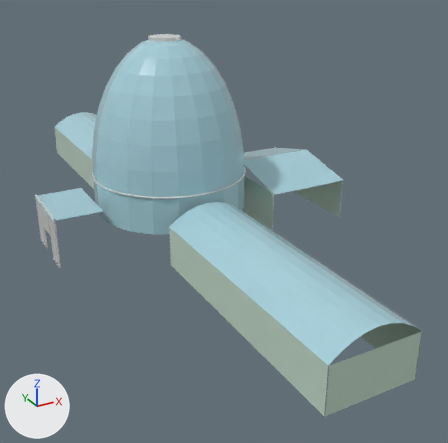
A saved change to the glTF model lottominded-ultra.io/games/gothtechnology2/belle-isle-source/game/public/belle/staged-architecture/Conservatory_Architectural_Study_LOD2.glb.
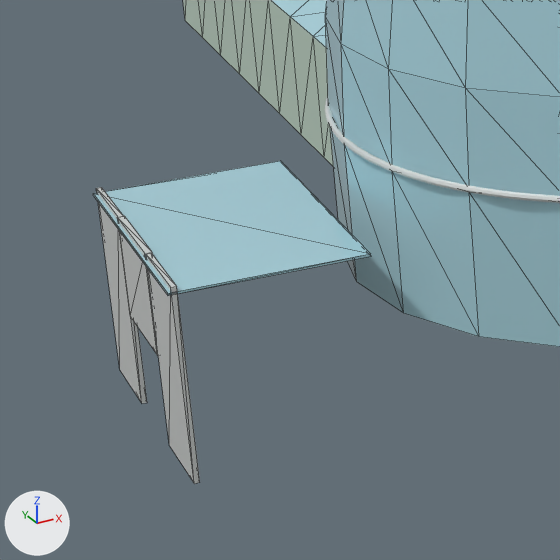
Each version is shown whole from a 50 mm lens placed at (-32.0, -73.3, 35.8), pointed at (4.7, -6.7, 2.4), then close up on the part from 3% to 34% of the width and 33% to 65% of the height. The axes (+X, +Y, +Z) are drawn at lower left. The lights are the same throughout. The first two pictures are the older version. The close-ups show mesh edges as thin lines. Where no turn or scale is listed for an object, it has been applied to the vertices. Vertices at exactly the same position are counted once.

Names of what the first close-up shows: 'PalmHouse/DomeBaseCoping__steel', 'PalmHouse/DomeGlazing__glass', 'PalmHouse/DrumGlass__glass', 'Vestibule/DoorHeader__steel', 'Vestibule/TransparentRoof__glass', 'Vestibule/WestFacadePiers__steel', 'Wings/CurvedRoofGlass__glass', 'Wings/SideGlass__greenGlass'.
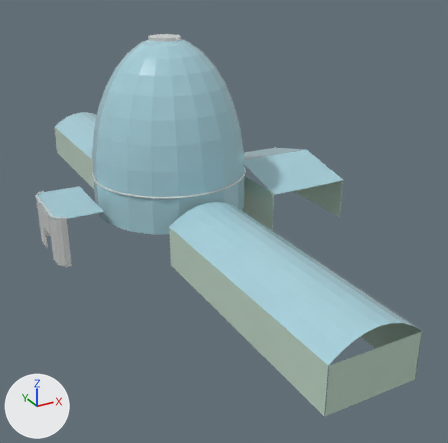
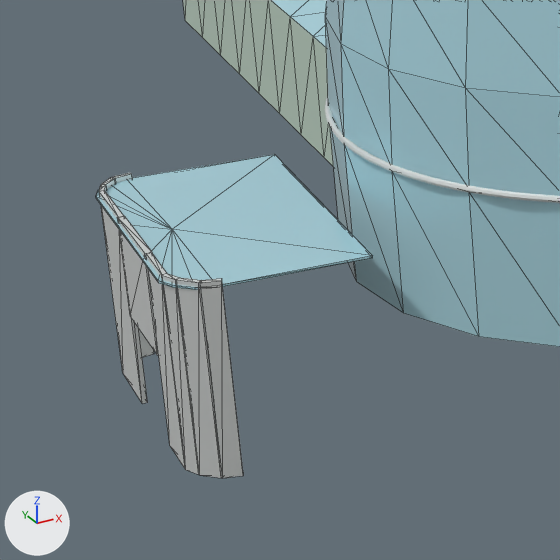
Changed parts and their boxes (x1, y1, x2, y2) in the close-ups (560 x 560 px):
'Vestibule/TransparentRoof__glass', reshaped
    before: (93, 161, 371, 296)
    after: (96, 154, 373, 290)
'Vestibule/WestFacadePiers__steel', reshaped (38% wider)
    before: (96, 187, 200, 484)
    after: (99, 173, 243, 478)
part 2 of me_vestibule_westfacadepiers__steel, added
    after: (99, 190, 147, 404)
part 3 of me_vestibule_westfacadepiers__steel, reshaped
    before: (96, 187, 200, 484)
    after: (99, 173, 243, 478)

Diff of the bpy script that builds the scene:
```diff
--- a/lottominded-ultra.io/games/gothtechnology2/belle-isle-source/game/public/belle/staged-architecture/Conservatory_Architectural_Study_LOD2.glb.py
+++ b/lottominded-ultra.io/games/gothtechnology2/belle-isle-source/game/public/belle/staged-architecture/Conservatory_Architectural_Study_LOD2.glb.py
@@ me_vestibule_transparentroof__glass @@
 # used by ob_vestibule_transparentroof__glass; location = (0.0, 0.0, 0.0)
-me_vestibule_transparentroof__glass.from_pydata(...)  # 8 vertices, 12 faces; spans x -17.2..-11.0, y -4.6..4.6, z 6.26..6.34
+me_vestibule_transparentroof__glass.from_pydata(...)  # 26 vertices, 48 faces; spans x -17.2..-11.0, y -4.76..5.41, z 6.26..6.34
+# me_vestibule_transparentroof__glass part 1: the whole mesh is rebuilt
 me_vestibule_transparentroof__glass.materials.append(mat_glass)
@@ me_vestibule_westfacadepiers__steel @@
 # used by ob_vestibule_westfacadepiers__steel; location = (0.0, 0.0, 0.0)
-me_vestibule_westfacadepiers__steel.from_pydata(...)  # 16 vertices, 24 faces; spans x -17.08..-16.92, y -4.6..4.6, z 0.0..6.5
+me_vestibule_westfacadepiers__steel.from_pydata(...)  # 64 vertices, 96 faces; spans x -17.08..-15.59, y -4.81..5.49, z 0.0..6.5
+# me_vestibule_westfacadepiers__steel part 2: a new loose piece, a box spanning x -17.07..-16.9, y 1.7..4.29, z 0.0..6.5, in mat_steel (white #eff2f1)
+# me_vestibule_westfacadepiers__steel part 3
+# 14 vertices are removed from x -17.08..-16.92, y -4.6..4.6, z 0.0..6.5
+# 24 faces are deleted
+# 2 vertices move within x -17.08, y -1.7, z 0.0..6.5
+# 27 vertices are added at x -17.08..-15.59, y -4.81..5.49, z 0.0
+# 27 new vertices lie (0.0, 0.0, 6.5) away from vertices in x -17.08..-15.59, y -4.81..5.49, z 0.0
+# 84 new faces join them
 me_vestibule_westfacadepiers__steel.materials.append(mat_steel)
```
